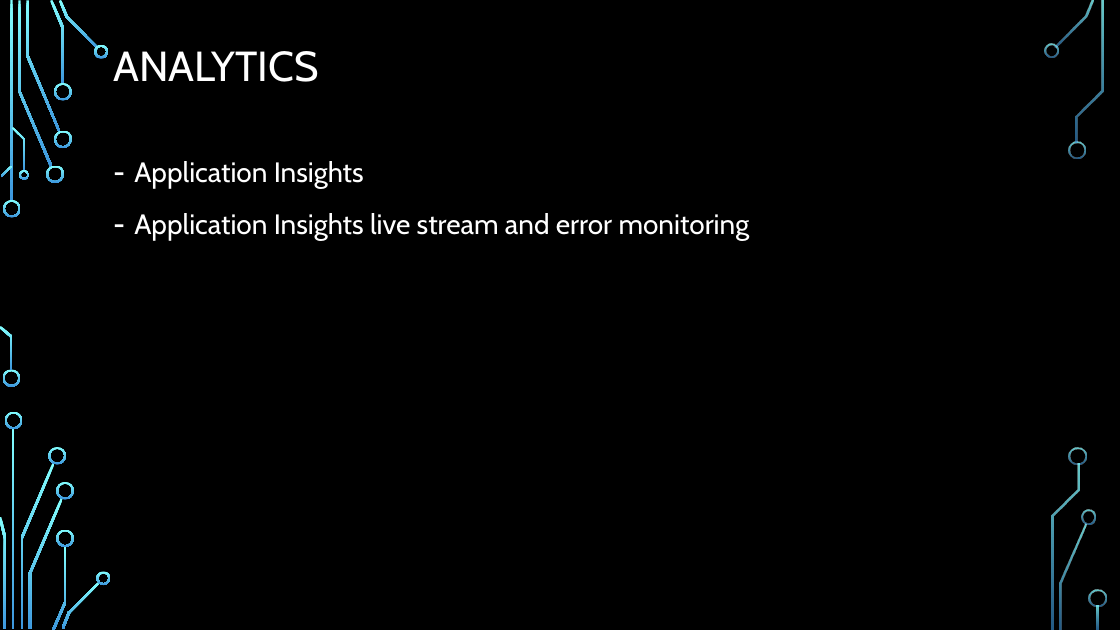
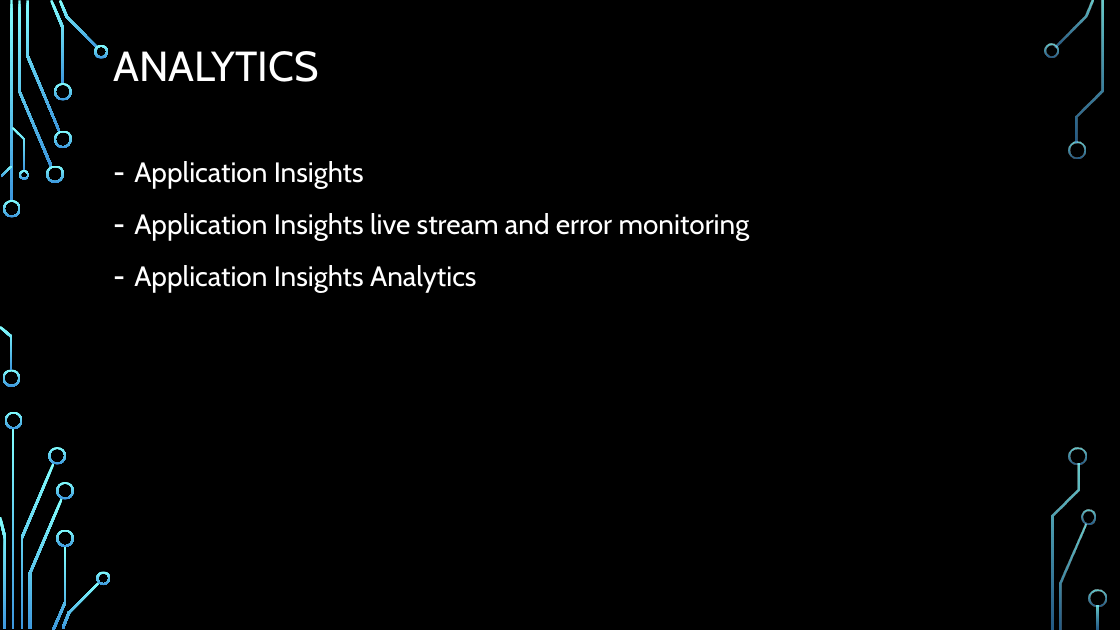
Before and after one commit to chenghao1983/c6c1d99d-502e-4a47-b8f5-35181e48b4fa_PT4, a slide deck: slide 9 of Doc/Active Learning on the Cloud - PT4.pptx (slide 8 before the commit). Drawn at 1120x630 pixels with LibreOffice and Linux fonts; fonts in the diff are those of the drawing; background and template pictures are left out. Boxes give left, top, right and bottom in pixels: in the first picture for what was removed or moved away, otherwise in the second. Text is boxed around its words. In the diff, an @@ line names an element or a change of style, - is before the commit and + after.

```diff
--- a/Doc/Active Learning on the Cloud - PT4.pptx
+++ b/Doc/Active Learning on the Cloud - PT4.pptx
@@ text at (134,265,477,292): paragraph added @@
+– Application Insights Analytics
```
Also in this commit, not shown: 3 other slides changed, 2 slides added.
